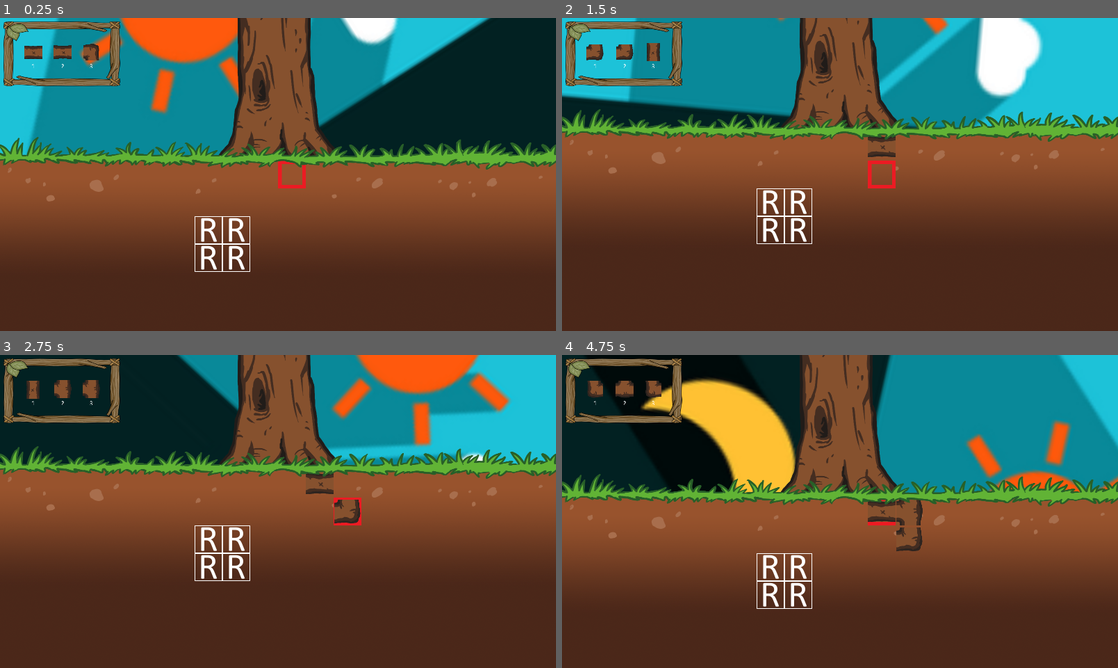
Above: before the commit, frames 1-4 (two rows, left to right).
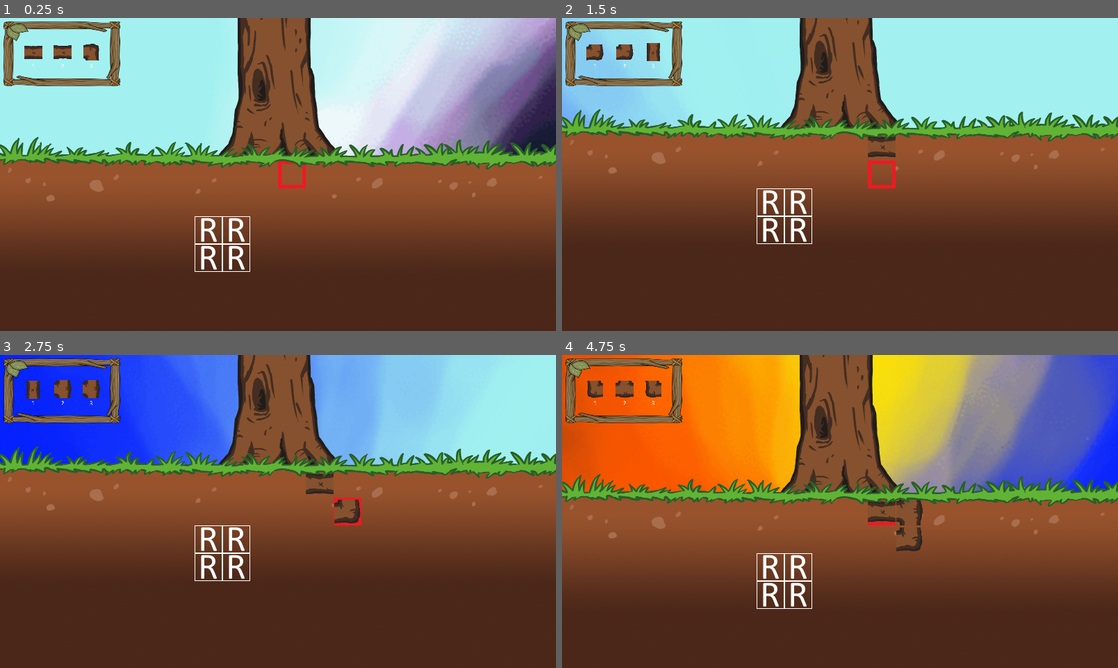
Above: after the commit, the same moments.

Repository: DEF-42/treeOfLife
Game: Godot game, scene res://Scenes/World.tscn
The game is run twice, just before and just after one commit, with the same random seed, the same clock (stepped at 60 frames per second) and the same inputs. The engine's default icon, where the game draws it, is replaced by a stand-in: a white triangle on a blue panel in a dark square.
Inputs:
- Up to frame 1 (0.25 s): no input
- Up to frame 2 (1.5 s): hold Right (ui_right) 0.53-1.28 s; tap Keypad 1 (first_root) at 0.6 s; hold Down (ui_down) from 1.28 s (still down); tap Keypad 0 (rotate_roots) at 1.35 s
- Up to frame 3 (2.75 s): release Down (ui_down) at 2.03 s; hold Right (ui_right) from 2.03 s (still down); tap Keypad 2 (second_root) at 2.1 s
- Up to frame 4 (4.75 s): release Right (ui_right) at 2.78 s; hold Up (ui_up) 2.78-3.53 s; tap Keypad 3 (third_root) at 2.85 s; hold Left (ui_left) from 3.53 s (still down); tap Keypad 1 (first_root) at 3.6 s; tap Keypad 0 (rotate_roots) at 4.35 s

The runs differ from the first frame. In frame 1, 34% of the frame differs, in the area x 0-100%, y 0-45%; in frame 2, 26%; in frame 3, 26%; in frame 4, 34%, in the area x 0-100%, y 0-44%.

Commit message:
update circle of time

Diff:
--- a/Scenes/World.tscn
+++ b/Scenes/World.tscn
@@ -1,7 +1,7 @@
 [gd_scene load_steps=10 format=2]
 
 [ext_resource path="res://Scripts/World.gd" type="Script" id=1]
-[ext_resource path="res://Assets/placeholder_day_cycle.png" type="Texture" id=2]
+[ext_resource path="res://Assets/Outside/time_circle.png" type="Texture" id=2]
 [ext_resource path="res://Scenes/Outside/Tree.tscn" type="PackedScene" id=3]
 [ext_resource path="res://Scenes/UI/RootSelector.tscn" type="PackedScene" id=4]
 [ext_resource path="res://Scenes/Underground/Grid.tscn" type="PackedScene" id=5]
@@ -22,7 +22,7 @@
 "times": PoolRealArray( 0, 60, 90 ),
 "transitions": PoolRealArray( 1, 1, 1 ),
 "update": 0,
-"values": [ -310.0, -130.0, 50.0 ]
+"values": [ -80.0, 160.0, 280.0 ]
 }
 tracks/1/type = "method"
 tracks/1/path = NodePath(".")
@@ -61,9 +61,9 @@
 script = ExtResource( 1 )
 
 [node name="DayCycle" type="Sprite" parent="."]
-position = Vector2( 825, 495 )
-rotation = -5.41052
-scale = Vector2( 8.02262, 8.02262 )
+position = Vector2( 746, 1463 )
+rotation = 4.88692
+scale = Vector2( 6.71576, 6.71576 )
 texture = ExtResource( 2 )
 script = ExtResource( 6 )
 
Binary file added: Assets/Outside/time_circle.png
Not shown, added: Assets/Outside/time_circle.png.import
